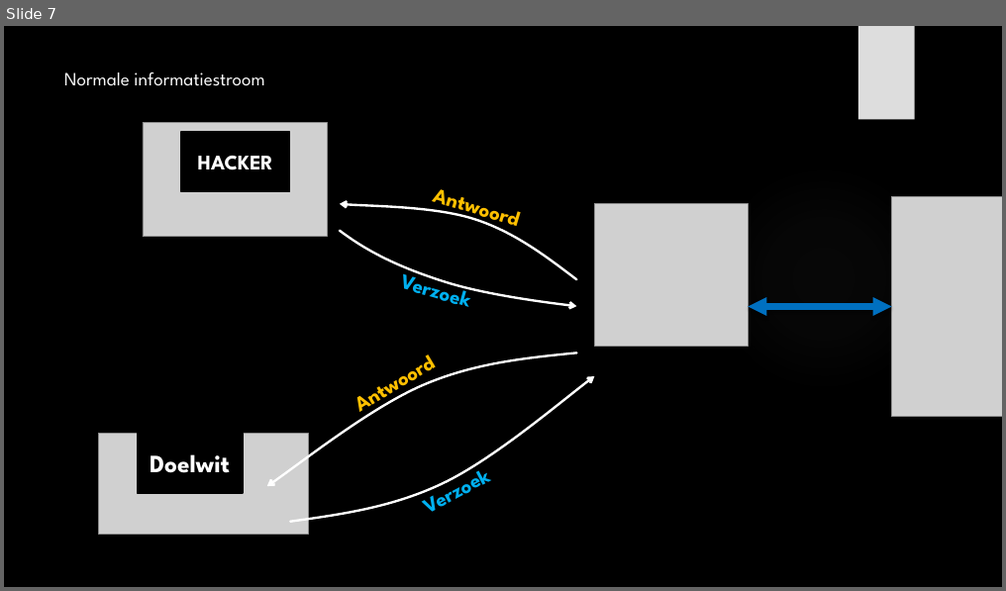
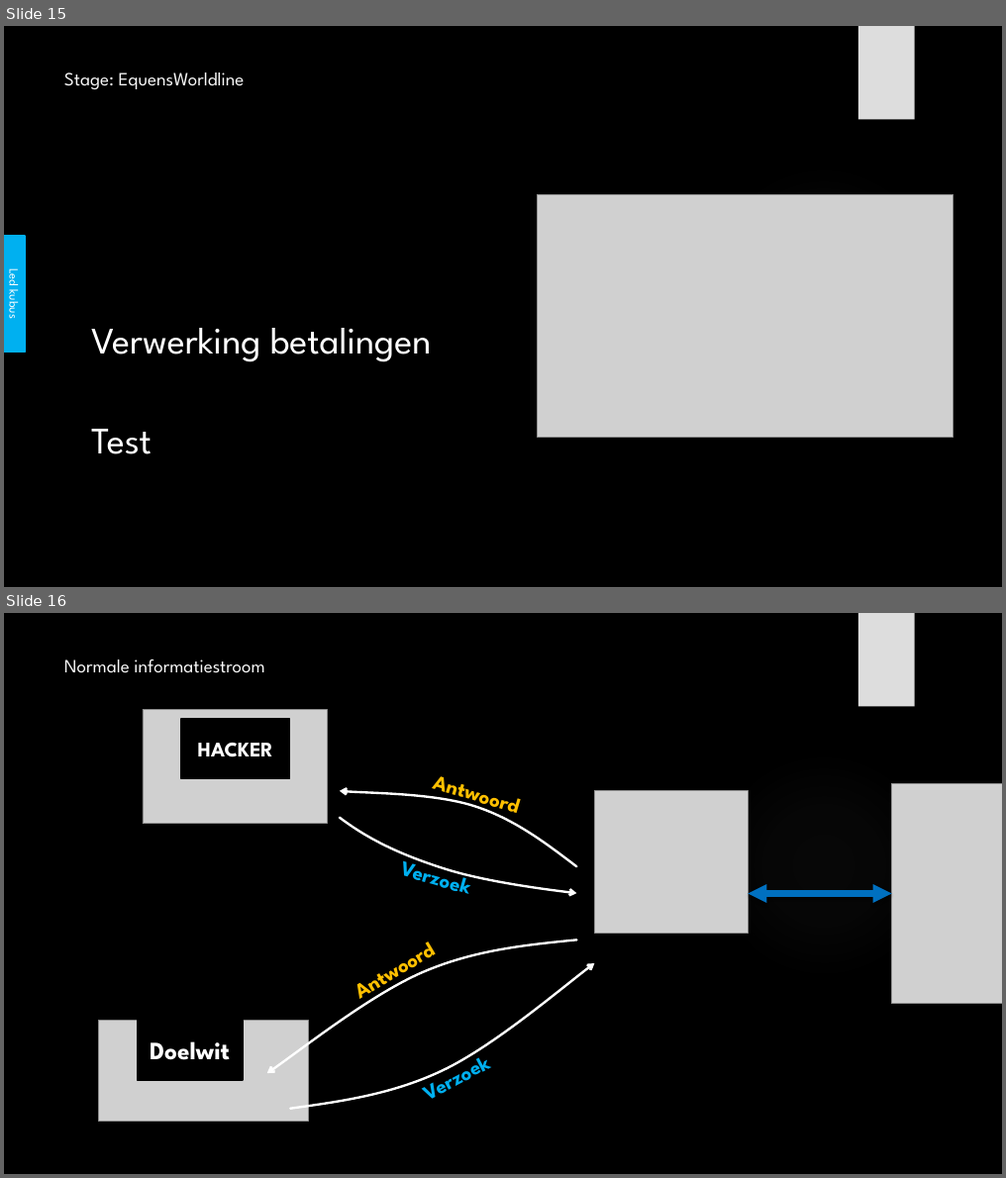
Before and after one commit to its-3ncrypt/Led_Cube_arduino, a slide deck: _Administratie/Presentatie GIP.pptx. Shown one above the other, each under a label of ours: slide 7 before the commit, slides 15 and 16 after it. The pictures are 1006x591 and 1006x1178 pixels, drawn with LibreOffice and Linux fonts; fonts in the diff are those of the drawing; grey boxes stand for pictures; background and template pictures are left out. Boxes give left, top, right and bottom in pixels: in the first picture for what was removed or moved away, otherwise in the second. Text is boxed around its words. In the diff, an @@ line names an element or a change of style, - is before the commit and + after.

```diff
--- a/_Administratie/Presentatie GIP.pptx
+++ b/_Administratie/Presentatie GIP.pptx
@@ slide 15 added at [4, 26, 1002, 587], background picture (left out); not listed: 2 template elements that a slide beside it also shows @@
@@ title added at [64, 73, 245, 89], 18 pt, text #F8F8F8 @@
+Stage: EquensWorldline
@@ picture added at [537, 194, 953, 437] @@
@@ rectangle added at [4, 236, 25, 353], fill #00B0F0, outline #00B0F0 1.5 pt, 12 pt, text #FFFFFF @@
+Led kubus
@@ text added at [91, 328, 432, 455], 36 pt, text #FFFFFF @@
+Verwerking betalingen
+Test
@@ what was slide 7 is now slide 16 @@
```
Also in this commit, not shown: 3 slides changed, 11 other slides added, 3 slides removed.
